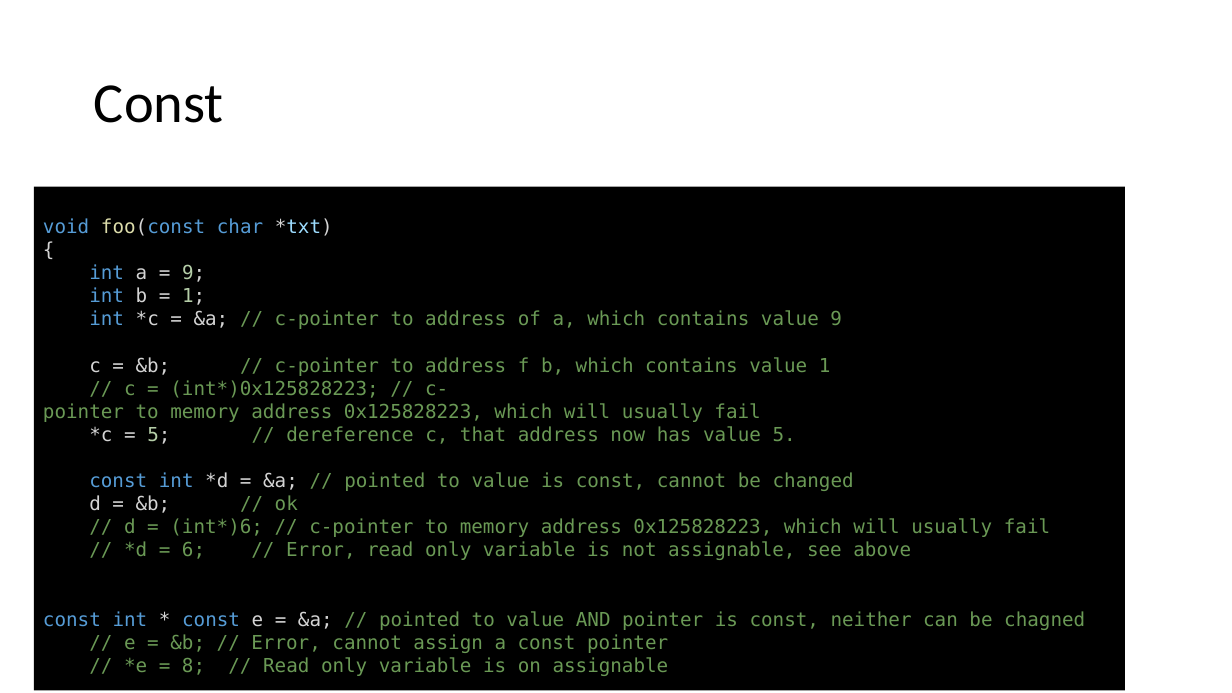
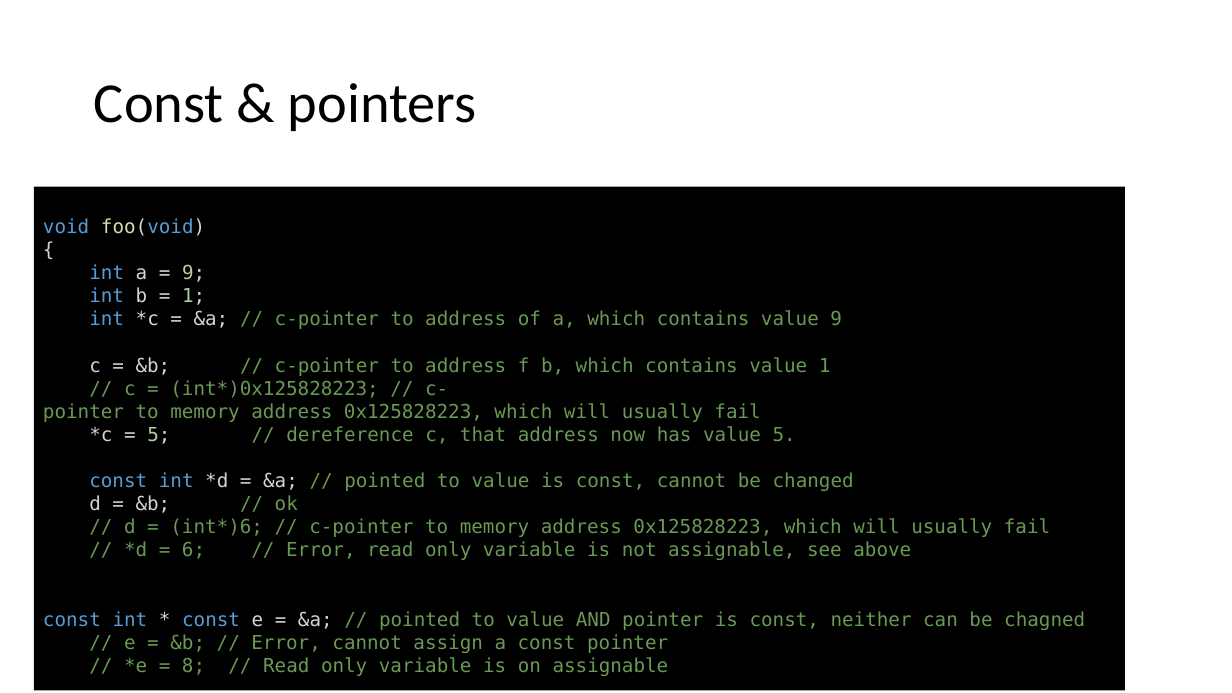
Before and after one commit to joelbygger/c_talk, a slide deck: slide 19 of presentation.pptx (slide 17 before the commit). Drawn at 1232x693 pixels with LibreOffice and Linux fonts; fonts in the diff are those of the drawing. Boxes give left, top, right and bottom in pixels: in the first picture for what was removed or moved away, otherwise in the second. Text is boxed around its words. In the diff, an @@ line names an element or a change of style, - is before the commit and + after.

```diff
--- a/presentation.pptx
+++ b/presentation.pptx
@@ title at box(94, 83, 477, 131): text changed @@
-Const
+Const & pointers
@@ text in rectangle at box(43, 218, 205, 236): text changed @@
-void foo(const char *txt)
+void foo(void)
```
Also in this commit, not shown: 5 other slides changed, 3 slides added, 5 other files.
